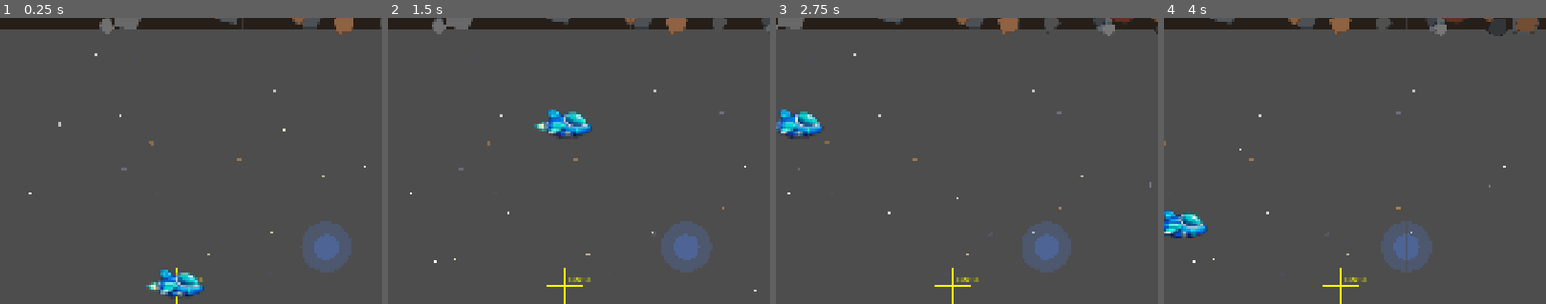
Above: before the commit, frames 1-4 (left to right).
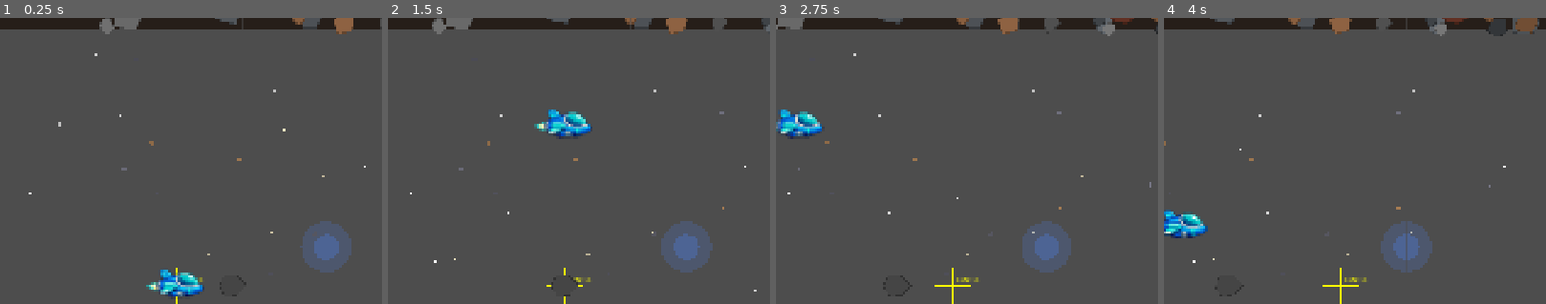
Above: after the commit, the same moments.

Repository: mattzollinhofer/space_scroller
Game: Godot game, scene res://scenes/main.tscn
Same seed, same stepped clock (60 frames per second), same inputs: the game is played once before the commit and once after it.
Inputs (mouse positions are % of the whole screen's width and height, from its top left):
- Up to frame 1 (0.25 s): no input
- Up to frame 2 (1.5 s): move the mouse to (45, 70) at 0.52 s; hold W (move_up) 0.53-1.25 s; click (45, 70) at 0.67 s; drag from (80, 65) to (45, 70) at 1.27 s
- Up to frame 3 (2.75 s): move the mouse to (20, 35) at 2.02 s; hold A (move_left) from 2.03 s (still down)
- Up to frame 4 (4 s): release A (move_left) at 2.75 s; drag from (55, 50) to (20, 35) at 2.77 s; move the mouse to (35, 25) at 3.52 s; hold S (move_down) from 3.53 s (still down)
The pictures show only the part of the screen within x 27-77%, y 3-53%; the shares and areas given below are measured in that part.

The runs differ from the first frame. In frame 1, less than 0.1% of the frame differs, in the area x 57-65%, y 90-98%; in frame 2, 0.1%, in the area x 42-50%, y 90-98%; in frame 3, less than 0.1%; in frame 4, less than 0.1%.

Commit message:
Add asteroid obstacle with player collision and damage system (Slice 1)
- Create procedurally drawn asteroid with rocky visuals (5-8 vertices, brown/gray palette)
- Add Area2D collision detection on obstacle layer 2
- Implement player lives system (starts with 3 lives)
- Add damage handling with 1.5s invincibility and flashing effect
- Add damage_taken, lives_changed, and died signals to player

🤖 Generated with [Claude Code](https://claude.com/claude-code)

Co-Authored-By: Claude Opus 4.5 <noreply@anthropic.com>

Diff:
--- a/scenes/main.tscn
+++ b/scenes/main.tscn
@@ -8,6 +8,7 @@
 [ext_resource type="Script" path="res://scripts/debug_grid.gd" id="6_debug"]
 [ext_resource type="PackedScene" uid="uid://dq8m4r2xk1pvy" path="res://scenes/player.tscn" id="7_player"]
 [ext_resource type="PackedScene" uid="uid://cjoystick_scene" path="res://scenes/ui/virtual_joystick.tscn" id="8_joystick"]
+[ext_resource type="PackedScene" uid="uid://asteroid_scene" path="res://scenes/obstacles/asteroid.tscn" id="9_asteroid"]
 
 [sub_resource type="RectangleShape2D" id="RectangleShape2D_top"]
 size = Vector2(2048, 80)
@@ -63,6 +64,11 @@
 [node name="DebugGrid" type="Node2D" parent="."]
 script = ExtResource("6_debug")
 
+[node name="Obstacles" type="Node2D" parent="."]
+
+[node name="TestAsteroid" parent="Obstacles" instance=ExtResource("9_asteroid")]
+position = Vector2(1200, 768)
+
 [node name="Player" parent="." instance=ExtResource("7_player")]
 position = Vector2(1024, 768)
 
--- /dev/null
+++ b/scenes/obstacles/asteroid.tscn
@@ -0,0 +1,14 @@
+[gd_scene load_steps=3 format=3 uid="uid://asteroid_scene"]
+
+[ext_resource type="Script" path="res://scripts/obstacles/asteroid.gd" id="1_asteroid"]
+
+[sub_resource type="CircleShape2D" id="CircleShape2D_asteroid"]
+radius = 45.0
+
+[node name="Asteroid" type="Area2D"]
+collision_layer = 2
+collision_mask = 1
+script = ExtResource("1_asteroid")
+
+[node name="CollisionShape2D" type="CollisionShape2D" parent="."]
+shape = SubResource("CircleShape2D_asteroid")
--- /dev/null
+++ b/scripts/obstacles/asteroid.gd
@@ -0,0 +1,130 @@
+extends Area2D
+## Procedurally drawn asteroid obstacle that can damage the player.
+## Uses irregular polygon shapes with rocky brown/gray colors.
+
+## Size of the asteroid in pixels (diameter)
+@export var asteroid_size: float = 90.0
+
+## Movement speed (matches world scroll speed)
+var scroll_speed: float = 120.0
+
+## Internal storage for visual data
+var _vertices: PackedVector2Array = PackedVector2Array()
+var _color: Color = Color.GRAY
+var _rotation_angle: float = 0.0
+
+## Reference to collision shape for size adjustment
+@onready var _collision_shape: CollisionShape2D = $CollisionShape2D
+
+
+func _ready() -> void:
+	# Generate asteroid visuals
+	var rng = RandomNumberGenerator.new()
+	rng.randomize()
+	_generate_asteroid(rng)
+
+	# Update collision shape to match visual size
+	_update_collision_shape()
+
+	# Connect signal for collision detection
+	body_entered.connect(_on_body_entered)
+
+	queue_redraw()
+
+
+func _process(delta: float) -> void:
+	# Move asteroid left at scroll speed
+	position.x -= scroll_speed * delta
+
+	# Despawn when off-screen (left edge)
+	if position.x < -100:
+		_despawn()
+
+
+func _generate_asteroid(rng: RandomNumberGenerator) -> void:
+	_vertices = _generate_asteroid_vertices(rng, asteroid_size / 2.0)
+	_color = _get_asteroid_color(rng)
+	_rotation_angle = rng.randf() * TAU
+
+
+func _generate_asteroid_vertices(rng: RandomNumberGenerator, radius: float) -> PackedVector2Array:
+	# Generate irregular polygon vertices for asteroid shape (5-8 vertices)
+	var vertices = PackedVector2Array()
+	var num_vertices = rng.randi_range(5, 8)
+
+	for i in range(num_vertices):
+		var angle = (float(i) / num_vertices) * TAU
+		var r = radius * rng.randf_range(0.6, 1.0)
+		vertices.append(Vector2(cos(angle), sin(angle)) * r)
+
+	return vertices
+
+
+func _get_asteroid_color(rng: RandomNumberGenerator) -> Color:
+	# Rocky browns and grays (matching asteroid_boundaries.gd)
+	var color_choice = rng.randi() % 4
+	var brightness = rng.randf_range(0.25, 0.5)
+
+	match color_choice:
+		0:
+			# Dark brown
+			return Color(brightness * 1.3, brightness * 0.9, brightness * 0.6)
+		1:
+			# Gray
+			return Color(brightness, brightness, brightness)
+		2:
+			# Reddish brown
+			return Color(brightness * 1.4, brightness * 0.7, brightness * 0.5)
+		3:
+			# Dark gray
+			return Color(brightness * 0.8, brightness * 0.85, brightness * 0.9)
+		_:
+			return Color(brightness, brightness, brightness)
+
+
+func _update_collision_shape() -> void:
+	if _collision_shape and _collision_shape.shape:
+		var circle_shape = _collision_shape.shape as CircleShape2D
+		if circle_shape:
+			circle_shape.radius = asteroid_size / 2.0
+
+
+func _draw() -> void:
+	if _vertices.is_empty():
+		return
+
+	# Rotate vertices for drawing
+	var rotated_vertices = PackedVector2Array()
+	for v in _vertices:
+		rotated_vertices.append(v.rotated(_rotation_angle))
+
+	# Draw the asteroid polygon
+	draw_colored_polygon(rotated_vertices, _color)
+
+	# Draw a slightly darker outline for depth
+	var outline_color = _color.darkened(0.3)
+	for i in range(rotated_vertices.size()):
+		var start = rotated_vertices[i]
+		var end = rotated_vertices[(i + 1) % rotated_vertices.size()]
+		draw_line(start, end, outline_color, 2.0)
+
+
+func _on_body_entered(body: Node2D) -> void:
+	# Check if it's the player
+	if body.has_method("take_damage"):
+		body.take_damage()
+
+
+func _despawn() -> void:
+	# Emit signal before removing (for spawner tracking)
+	queue_free()
+
+
+## Set asteroid size and regenerate visuals
+func set_size(new_size: float) -> void:
+	asteroid_size = new_size
+	var rng = RandomNumberGenerator.new()
+	rng.randomize()
+	_generate_asteroid(rng)
+	_update_collision_shape()
+	queue_redraw()
--- a/scripts/player.gd
+++ b/scripts/player.gd
@@ -1,9 +1,24 @@
 extends CharacterBody2D
 ## Player spacecraft with 4-directional movement using keyboard or virtual joystick.
 ## Movement is snappy with minimal inertia. X-axis clamped to viewport, Y-axis uses collision boundaries.
+## Includes lives system with damage handling and invincibility.
 
 ## Movement speed in pixels per second
 @export var move_speed: float = 600.0
+
+## Starting number of lives
+@export var starting_lives: int = 3
+
+## Invincibility duration after taking damage (seconds)
+@export var invincibility_duration: float = 1.5
+
+## Flashing interval during invincibility (seconds)
+@export var flash_interval: float = 0.1
+
+## Signals
+signal damage_taken()
+signal lives_changed(new_lives: int)
+signal died()
 
 ## Reference to virtual joystick (auto-detected from scene tree)
 var virtual_joystick: Node = null
@@ -11,8 +26,20 @@
 ## Half the size of the player sprite for viewport clamping
 var _half_size: Vector2 = Vector2(32, 32)
 
+## Current lives
+var _lives: int = 3
+
+## Invincibility state
+var _is_invincible: bool = false
+var _invincibility_timer: float = 0.0
+var _flash_timer: float = 0.0
+var _visible_state: bool = true
+
 
 func _ready() -> void:
+	# Initialize lives
+	_lives = starting_lives
+
 	# Get the sprite size for accurate viewport clamping (accounting for scale)
 	var sprite = $Sprite2D
 	if sprite and sprite.texture:
@@ -32,7 +59,22 @@
 			virtual_joystick = ui_layer.get_node_or_null("VirtualJoystick")
 
 
-func _physics_process(_delta: float) -> void:
+func _physics_process(delta: float) -> void:
+	# Handle invincibility timer and flashing
+	if _is_invincible:
+		_invincibility_timer -= delta
+		_flash_timer -= delta
+
+		# Toggle visibility for flashing effect
+		if _flash_timer <= 0:
+			_flash_timer = flash_interval
+			_visible_state = not _visible_state
+			_set_player_visibility(_visible_state)
+
+		# End invincibility
+		if _invincibility_timer <= 0:
+			_end_invincibility()
+
 	# Get keyboard input direction (normalized)
 	var keyboard_input = Input.get_vector("move_left", "move_right", "move_up", "move_down")
 
@@ -66,3 +108,55 @@
 
 	# Only clamp X-axis - Y-axis is handled by StaticBody2D collision boundaries
 	position.x = clamp(position.x, min_x, max_x)
+
+
+## Called when player takes damage from an obstacle
+func take_damage() -> void:
+	# Ignore damage while invincible
+	if _is_invincible:
+		return
+
+	# Reduce lives
+	_lives -= 1
+	lives_changed.emit(_lives)
+	damage_taken.emit()
+
+	# Check for death
+	if _lives <= 0:
+		died.emit()
+		return
+
+	# Start invincibility
+	_start_invincibility()
+
+
+func _start_invincibility() -> void:
+	_is_invincible = true
+	_invincibility_timer = invincibility_duration
+	_flash_timer = flash_interval
+	_visible_state = true
+
+
+func _end_invincibility() -> void:
+	_is_invincible = false
+	_invincibility_timer = 0.0
+	_flash_timer = 0.0
+	_visible_state = true
+	_set_player_visibility(true)
+
+
+func _set_player_visibility(is_visible: bool) -> void:
+	# Toggle visibility of the sprite
+	var sprite = $Sprite2D
+	if sprite:
+		sprite.visible = is_visible
+
+
+## Get current lives count
+func get_lives() -> int:
+	return _lives
+
+
+## Check if player is currently invincible
+func is_invincible() -> bool:
+	return _is_invincible
Not shown: 1 places in scenes/main.tscn that only renumber resources
Not shown, changed: agent-os/specs/2025-12-30-3-obstacles-system/tasks.md
